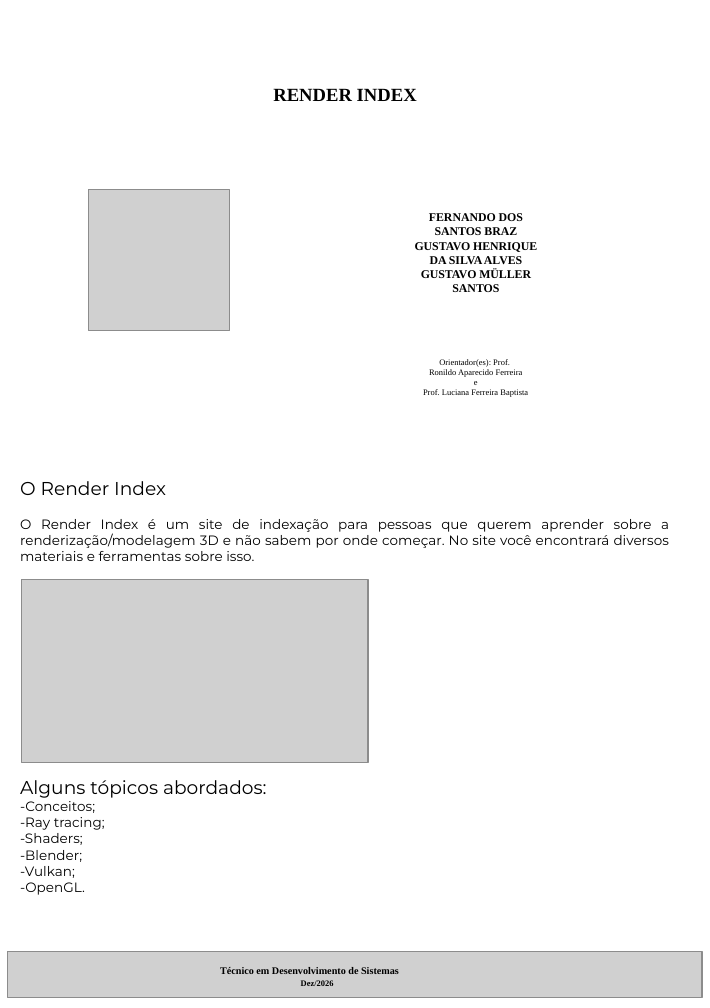
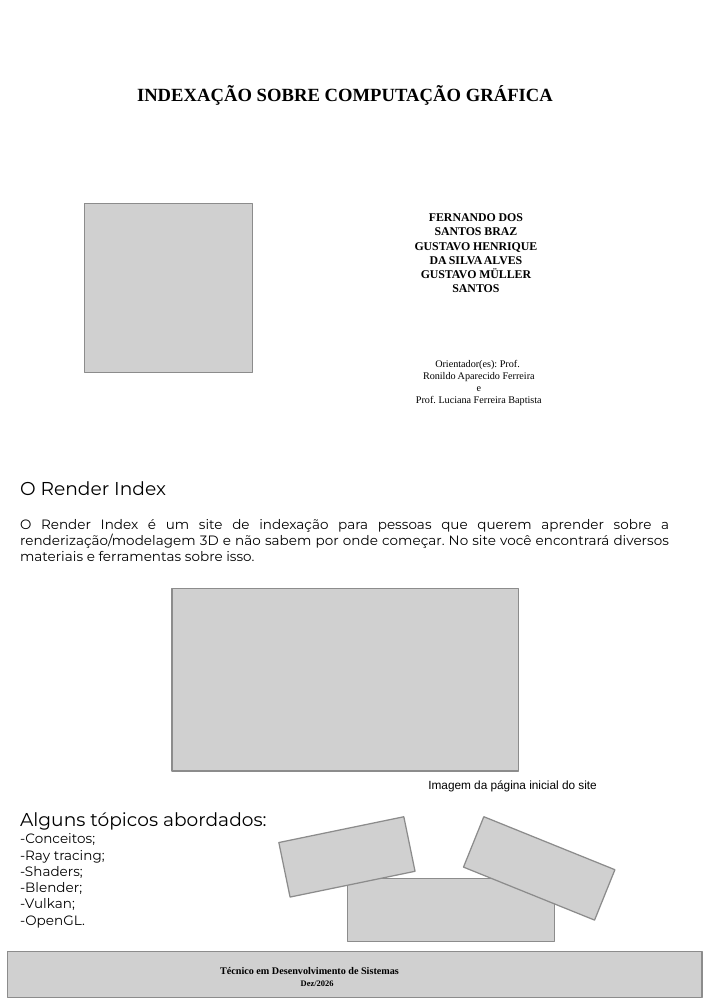
Before and after one commit to etecvav26-3C-07/Portfolio-TCC, a slide deck: slide 1 of tcc-2026/RI-A5.pptx. Drawn at 710x1008 pixels with LibreOffice and Linux fonts; fonts in the diff are those of the drawing; grey boxes stand for pictures; background and template pictures are left out. Boxes give left, top, right and bottom in pixels: in the first picture for what was removed or moved away, otherwise in the second. Text is boxed around its words. In the diff, an @@ line names an element or a change of style, - is before the commit and + after.

```diff
--- a/tcc-2026/RI-A5.pptx
+++ b/tcc-2026/RI-A5.pptx
@@ text at (137, 87, 553, 105): text changed @@
-RENDER INDEX
+INDEXAÇÃO SOBRE COMPUTAÇÃO GRÁFICA
@@ picture: place and size @@
-picture at (89, 189, 230, 330)
+picture at (84, 203, 252, 371)
@@ star removed at (29, 234, 289, 426) @@
@@ text "Orientador(es): Prof.": place and size @@
-text "Orientador(es): Prof." at (423, 359, 528, 397)
+text "Orientador(es): Prof." at (416, 360, 541, 405)
@@ text "Orientador(es): Prof." at (416, 360, 541, 405): size 5 to 6 pt @@
@@ picture: place and size @@
-picture at (22, 580, 368, 762)
+picture at (172, 588, 518, 771)
@@ text at (428, 780, 596, 791): paragraph added @@
+Imagem da página inicial do site
@@ picture added at (278, 816, 415, 897) @@
@@ picture added at (463, 816, 614, 920) @@
@@ picture added at (347, 878, 553, 941) @@
```
Also in this commit, not shown: 3 other files.
